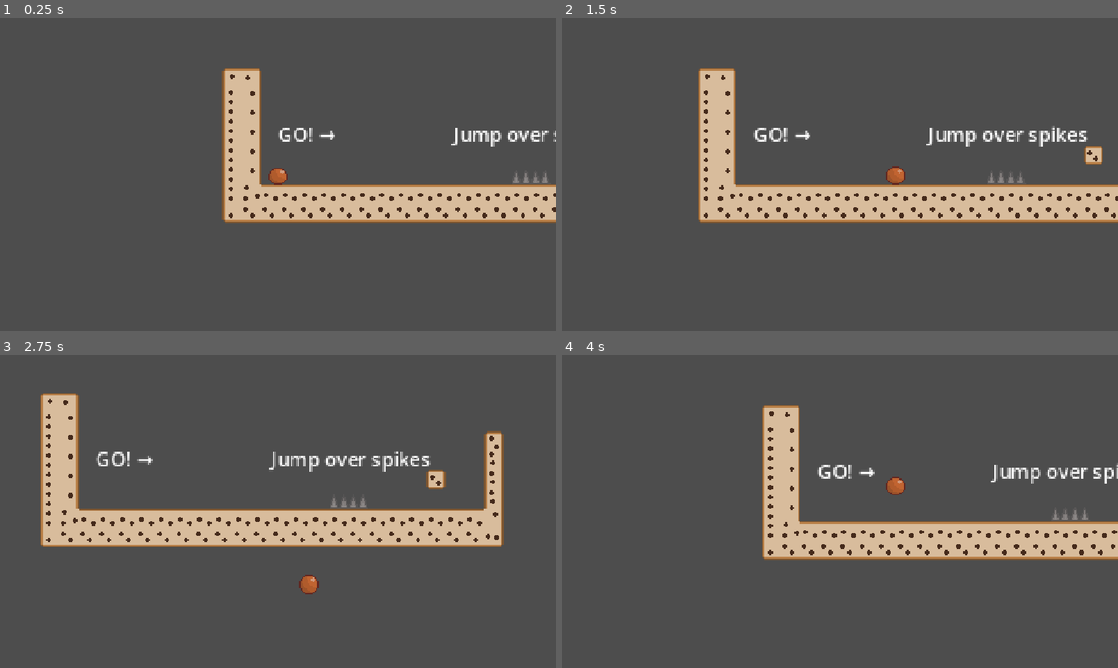
Above: before the commit, frames 1-4 (two rows, left to right).
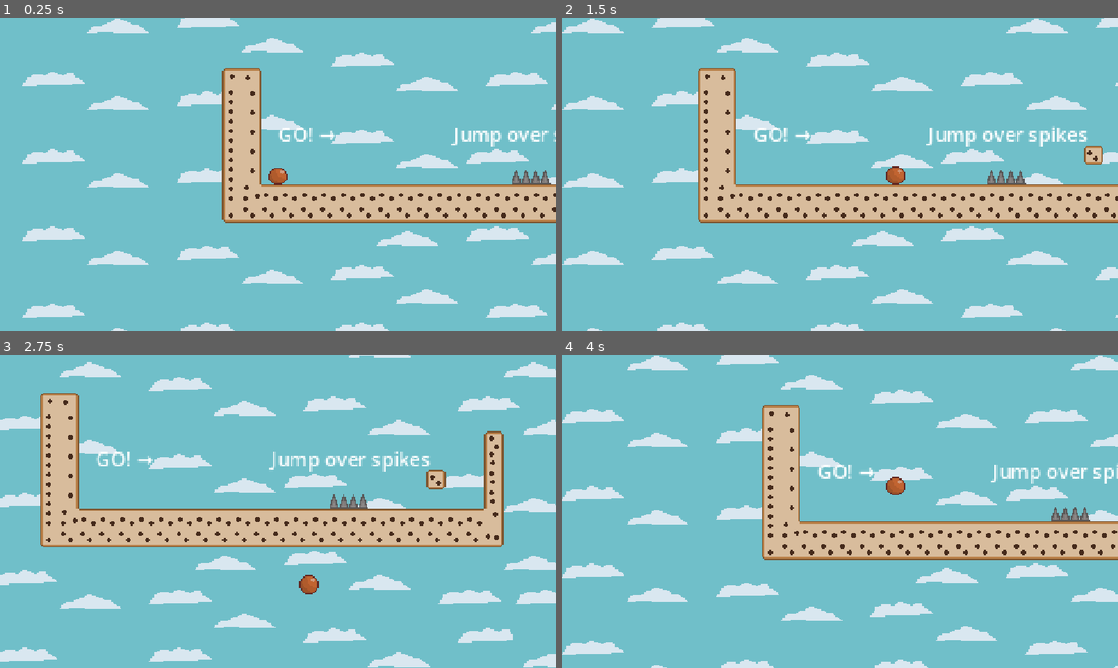
Above: after the commit, the same moments.

Repository: seanlhwi/Haven
Game: Godot game, scene res://game.tscn
Two runs of this game, one before a commit and one after it. Both use one fixed random seed, a clock stepped at 60 frames per second and the inputs below.
Inputs:
- Up to frame 1 (0.25 s): no input
- Up to frame 2 (1.5 s): tap Enter at 0.5 s; hold Right (move_right) from 0.53 s (still down); tap Shift (dash) at 0.6, 1.35 s; tap Space (jump) at 0.77 s
- Up to frame 3 (2.75 s): tap Space (jump) at 1.52 s; release Right (move_right) at 2.03 s; hold Left (move_left) from 2.03 s (still down); tap Shift (dash) at 2.1 s
- Up to frame 4 (4 s): release Left (move_left) at 2.78 s; hold Right (move_right) from 2.78 s (still down); tap Shift (dash) at 2.85, 3.6 s; tap Space (jump) at 3.02, 3.77 s

The runs differ from the first frame. In frame 1, 89% of the frame differs, in the area x 0-100%, y 0-100%; in frame 2, 87%; in frame 3, 85%; in frame 4, 89%.

Commit message:
fine-tuned the liquid physics, added second cup

Diff:
--- a/Boba/Scenes/player.gd
+++ b/Boba/Scenes/player.gd
@@ -22,12 +22,12 @@
 
 	var direction := Input.get_axis("move_left", "move_right") # -1 if left, 0 if still, +1 if right
 	if direction != 0.0:
-		var accel := ACCEL if is_on_floor() else AIR_ACCEL
+		var accel : float = ACCEL if is_on_floor() else AIR_ACCEL
 		if liquid_count > 0:
-			accel *= LIQUID_ACCEL_MULT
+			accel  *= LIQUID_ACCEL_MULT
 		velocity.x = move_toward(velocity.x, direction * SPEED * speed_multiplier, accel * delta)
 	else:
-		var fric := FRIC if is_on_floor() else AIR_FRIC
+		var fric : float = FRIC if is_on_floor() else AIR_FRIC
 		if liquid_count > 0:
 			fric *= LIQUID_ACCEL_MULT
 		velocity.x = move_toward(velocity.x, 0.0, fric * delta)
@@ -93,7 +93,8 @@
 			max_fall = LIQUID_MAX_FALL_SPEED
 
 		velocity.y += grav * delta # takes base, multiply it by chosen scale, and adds it to downward velocity
-		velocity.y = min(velocity.y, max_fall) # picks smaller number, caps speed to max_fall_speed
+		if velocity.y > max_fall:
+			velocity.y = move_toward(velocity.y, max_fall, 1400.0 * delta)
 
 # --- Wall Jump/ Cling ---
 const WALL_JUMP_PUSH: float = 100.0
@@ -185,8 +186,8 @@
 
 # --- liquid ---
 const LIQUID_ACCEL_MULT = 0.25      # lower = slower to speed up/slow down
-const LIQUID_GRAV_MULT = 0.3        # lower = floatier
-const LIQUID_MAX_FALL_SPEED = 100.0 # fall speed cap in liquid
+const LIQUID_GRAV_MULT = 0.3        # lower = more buoyant
+const LIQUID_MAX_FALL_SPEED = 60.0 # fall speed cap in liquid
 
 var liquid_count := 0
 var speed_multiplier := 1.0
--- a/Boba/level_1.tscn
+++ b/Boba/level_1.tscn
@@ -75,6 +75,7 @@
 7:3/0/physics_layer_0/polygon_0/points = PackedVector2Array(-8, -8, 8, -8, 8, 8, -8, 8)
 0:4/size_in_atlas = Vector2i(8, 4)
 0:4/0 = 0
+0:4/0/z_index = -1
 
 [sub_resource type="TileSetAtlasSource" id="TileSetAtlasSource_ryrav"]
 texture = ExtResource("3_j7kpp")
@@ -105,6 +106,15 @@
 [node name="Node2D2" parent="Nodes" unique_id=1046195305 instance=ExtResource("1_rka8t")]
 position = Vector2(1528, -632)
 
+[node name="Node2D46" parent="Nodes" unique_id=805946299 instance=ExtResource("1_rka8t")]
+position = Vector2(1512, -632)
+
+[node name="Node2D48" parent="Nodes" unique_id=1922730366 instance=ExtResource("1_rka8t")]
+position = Vector2(1496, -632)
+
+[node name="Node2D50" parent="Nodes" unique_id=1241074949 instance=ExtResource("1_rka8t")]
+position = Vector2(1480, -632)
+
 [node name="Node2D3" parent="Nodes" unique_id=46974915 instance=ExtResource("1_rka8t")]
 position = Vector2(1544, -632)
 
@@ -282,10 +292,15 @@
 [node name="Node2D51" parent="Nodes" unique_id=1136672619 instance=ExtResource("1_rka8t")]
 position = Vector2(1560, -8)
 
+[node name="TileMapBackground" type="TileMap" parent="." unique_id=2112887841]
+tile_set = SubResource("TileSet_6mlwo")
+format = 2
+layer_0/tile_data = PackedInt32Array(589802, 0, 4, 327658, 0, 4, 65514, 0, 4, -196630, 0, 4, -458774, 0, 4, -720918, 0, 4, -983062, 0, 4, -917518, 0, 4, -655374, 0, 4, -393230, 0, 4, -1179662, 0, 4, -131086, 0, 4, 131058, 0, 4, 393202, 0, 4, 655346, 0, 4, 458746, 0, 4, 720890, 0, 4, 196602, 0, 4, -65542, 0, 4, -327686, 0, 4, -589830, 0, 4, -851974, 0, 4, -1114118, 0, 4, -1310719, 0, 4, -1048575, 0, 4, -786430, 0, 4, -524286, 0, 4, -262142, 0, 4, 1, 0, 4, 196610, 0, 4, 393218, 0, 4, 655362, 0, 4, 589833, 0, 4, 327690, 0, 4, 65545, 0, 4, -196599, 0, 4, -458742, 0, 4, -720887, 0, 4, -917496, 0, 4, -1179639, 0, 4, -1441784, 0, 4, -1376241, 0, 4, -1114095, 0, 4, -917488, 0, 4, -655343, 0, 4, -458734, 0, 4, -196591, 0, 4, 17, 0, 4, 196625, 0, 4, 720913, 0, 4, 589841, 0, 4, 524309, 0, 4, 327698, 0, 4, 196629, 0, 4, 720921, 0, 4, 393242, 0, 4, 589853, 0, 4, 196637, 0, 4, -65511, 0, 4, -327655, 0, 4)
+
 [node name="TileMap" type="TileMap" parent="." unique_id=1438841797]
 tile_set = SubResource("TileSet_6mlwo")
 format = 2
-layer_0/tile_data = PackedInt32Array(-393222, 458752, 1, -32 …(28501 unchanged characters)… , -917390, 262144, 3, -982926, 262144, 3, -2686889, 262144, 3, -2686888, 262144, 3, -2752424, 262144, 3, -2752423, 262144, 3, -2817959, 262144, 3, -2817958, 262144, 3, -2883494, 262144, 3, -2883493, 262144, 3, -2949029, 262144, 3, -2949028, 262144, 3, -2949027, 262144, 3, -3014563, 262144, 3, -2621354, 262144, 3)
+layer_0/tile_data = PackedInt32Array(-393222, 458752, 1, -32 …(28501 unchanged characters)… , -917390, 262144, 3, -982926, 262144, 3)
 
 [node name="Label" type="Label" parent="TileMap" unique_id=580401029]
 offset_left = -66.0
@@ -318,6 +333,16 @@
 offset_bottom = -684.0
 text = "Press shift while running to dash"
 
+[node name="Label5" type="Label" parent="TileMap" unique_id=1653358088]
+offset_left = 1721.0
+offset_top = -370.0
+offset_right = 1974.0
+offset_bottom = -269.0
+text = "         Yay!
+   You made it
+      back to
+     your cup!"
+
 [node name="Area2D" type="Area2D" parent="." unique_id=1281781029]
 position = Vector2(1069, -784)
 collision_mask = 2
--- a/Boba/liquidzone.gd
+++ b/Boba/liquidzone.gd
@@ -2,7 +2,7 @@
 extends Area2D
 
 func _ready():
-	print("Liquid zone ready")
+	print("Liquid zone working")
 	body_entered.connect(_on_body_entered)
 	body_exited.connect(_on_body_exited)
 
Binary file added: Boba/Assests/Sprites/boba_cup_2.png
Not shown, added: Boba/Assests/Sprites/boba_cup_2.png.import
